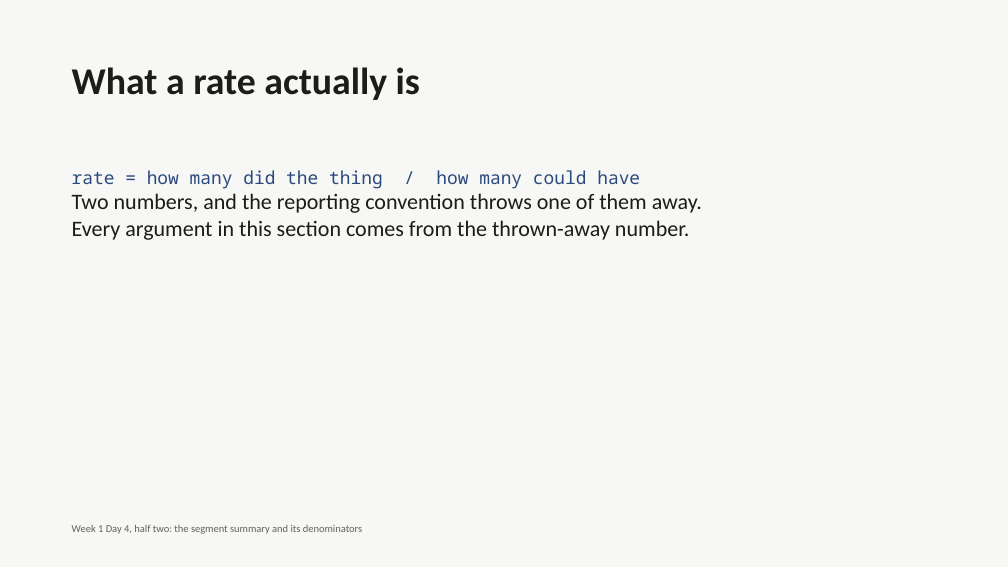
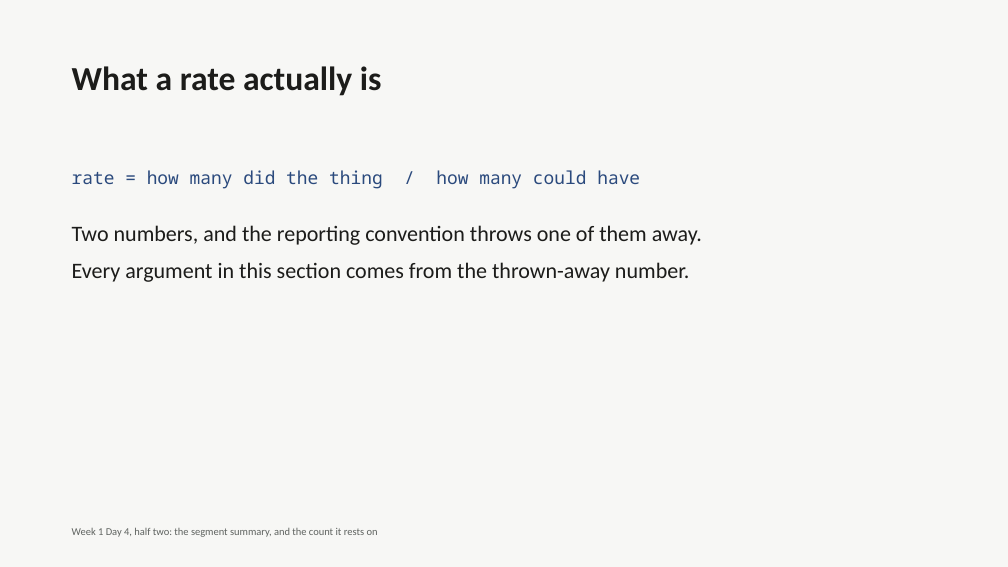
Before and after one commit to fde-academy-lab/c2-content-factory, a slide deck: slide 9 of content/W01/D4/C2_W01_D04_deck_half2_STUDENT.pptx. Drawn at 1008x567 pixels with LibreOffice and Linux fonts; fonts in the diff are those of the drawing. Boxes give left, top, right and bottom in pixels: in the first picture for what was removed or moved away, otherwise in the second. Text is boxed around its words. In the diff, an @@ line names an element or a change of style, - is before the commit and + after.

```diff
--- a/content/W01/D4/C2_W01_D04_deck_half2_STUDENT.pptx
+++ b/content/W01/D4/C2_W01_D04_deck_half2_STUDENT.pptx
@@ text "What a rate actually is" at [72, 66, 382, 96]: size 36 to 32 pt @@
@@ text "rate = how many did ..." at [72, 170, 640, 189]: more space between paragraphs @@
@@ text at [72, 193, 702, 240]: paragraphs removed @@
-Two numbers, and the reporting convention throws one of them away.
-Every argument in this section comes from the thrown-away number.
@@ text added at [72, 225, 702, 282], 21 pt, text #1C1C1A @@
+Two numbers, and the reporting convention throws one of them away.
+Every argument in this section comes from the thrown-away number.
@@ text at [72, 528, 378, 537]: text changed @@
-Week 1 Day 4, half two: the segment summary and its denominators
+Week 1 Day 4, half two: the segment summary, and the count it rests on
```
Also in this commit, not shown: 28 other slides changed, 12 slides added, 4 other files.
